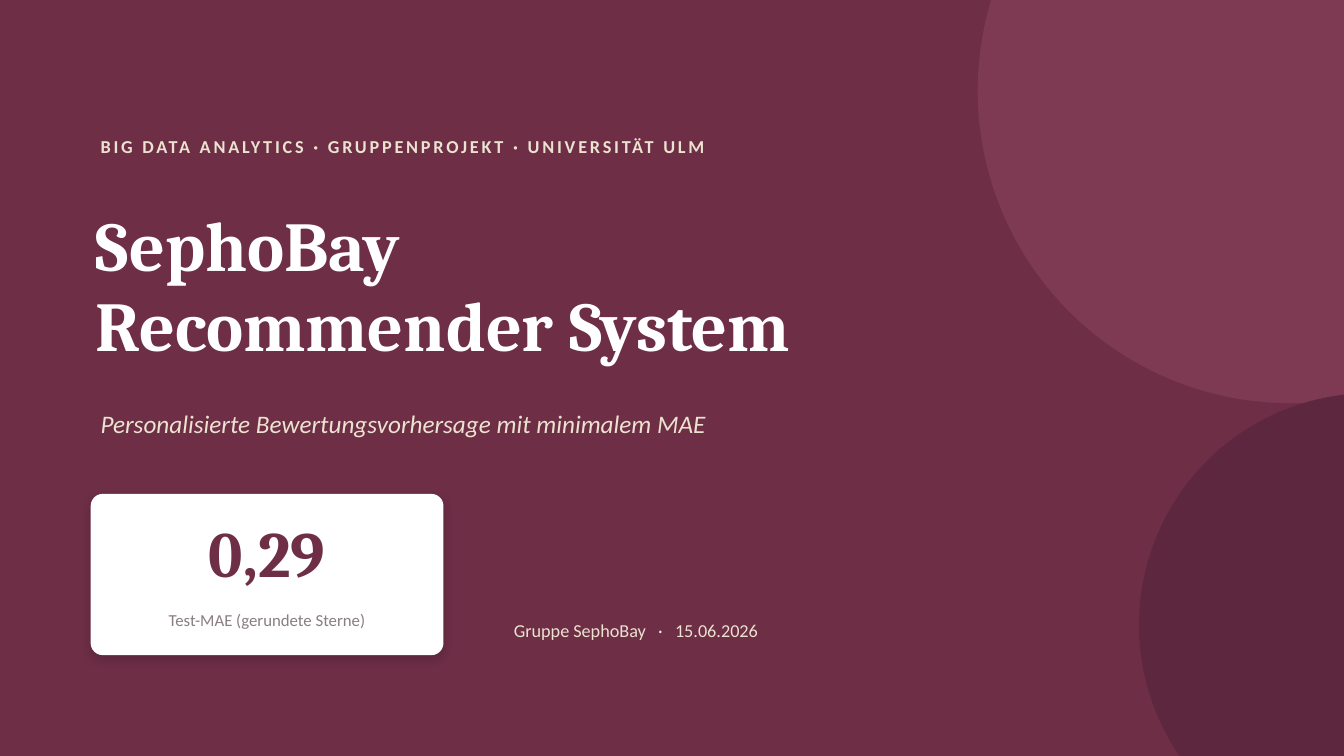
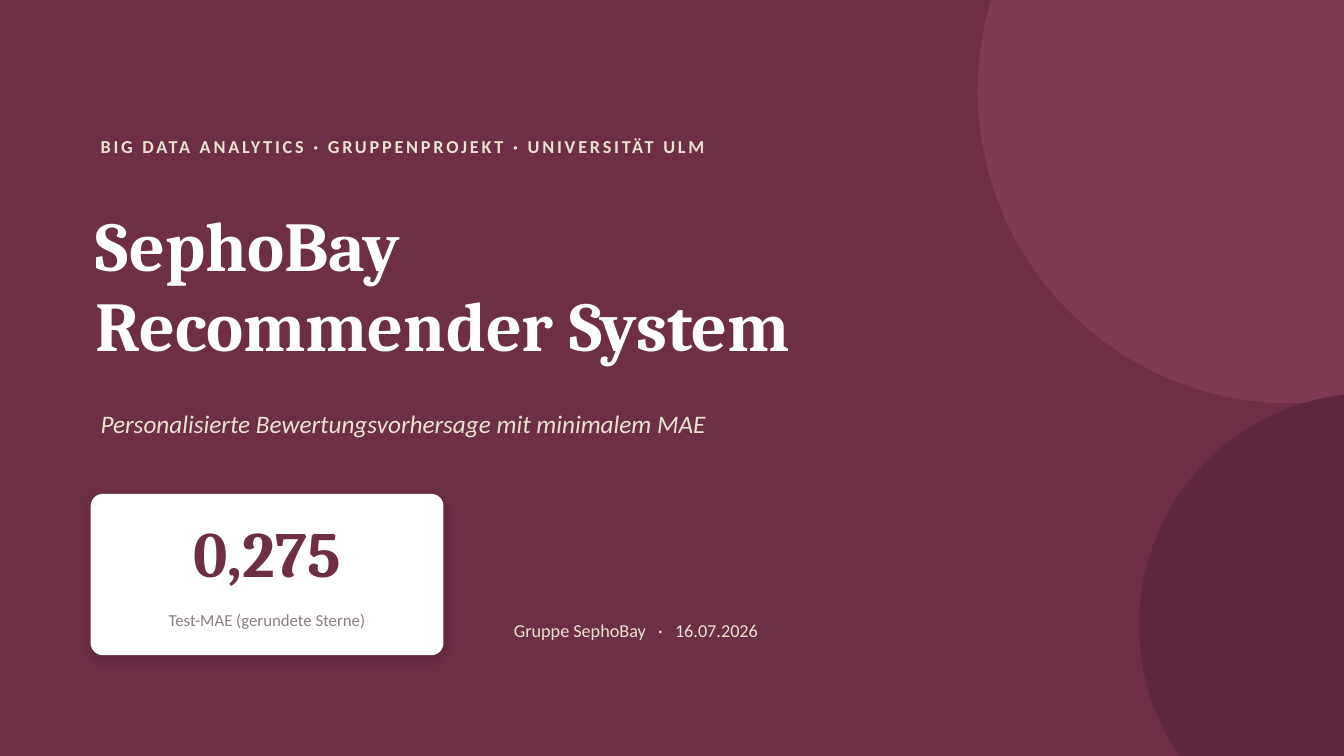
Before and after one commit to KaaraDev/sephobay, a slide deck: slide 1 of SephoBay_Praesentation.pptx. Drawn at 1344x756 pixels with LibreOffice and Linux fonts; fonts in the diff are those of the drawing. Boxes give left, top, right and bottom in pixels: in the first picture for what was removed or moved away, otherwise in the second. Text is boxed around its words. In the diff, an @@ line names an element or a change of style, - is before the commit and + after.

```diff
--- a/SephoBay_Praesentation.pptx
+++ b/SephoBay_Praesentation.pptx
@@ text at <box>194,533,341,586</box>: text changed @@
-0,29
+0,275
@@ text at <box>514,624,758,640</box>: text changed @@
-Gruppe SephoBay · 15.06.2026
+Gruppe SephoBay · 16.07.2026
```
Also in this commit, not shown: 6 other slides changed, 10 other files.
